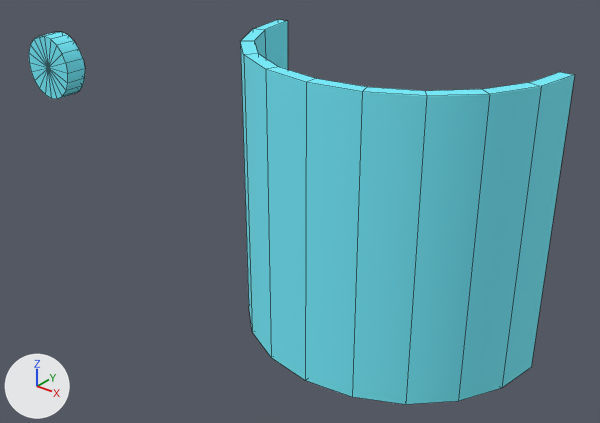
One commit to the OBJ model ProyectoFinal/ProyectoFinal/Models/Cuarto/Vidrio.obj: the scene before it, then after it.
Before and after are seen from a 50 mm lens placed at (0.026, -0.026, 2.188), pointed at (-0.341, 0.432, 1.904). Arrows for +X, +Y and +Z are at lower left; the lights stay in place. Mesh edges are drawn as thin lines. Where no turn or scale is listed for an object, it has been applied to the vertices.

The first picture shows 'Vidrio'.
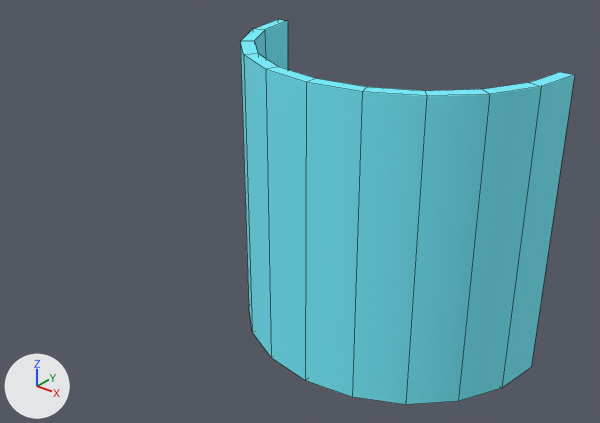
Changed parts and their boxes [x1, y1, x2, y2] in the pictures (600 x 423 px):
'Vidrio', reshaped (39% narrower)
    before: [29, 20, 575, 404]
    after: [240, 20, 575, 404]
part 1 of me_vidrio, deleted (cyan)
    before: [29, 32, 85, 99]

The edits, one by one:
me_vidrio has 108 vertices, 100 faces and spans x -0.69..-0.144, y 0.334..0.458, z 1.839..2.048.
me_vidrio is used by ob_vidrio; location (0.0, 0.0, 0.0).
me_vidrio no longer uses material mat_phong17sg (picture img_azul_png).
me_vidrio part 1: the loose piece of 42 vertices spanning x -0.69..-0.627, y 0.437..0.458, z 1.93..1.992 is deleted.
